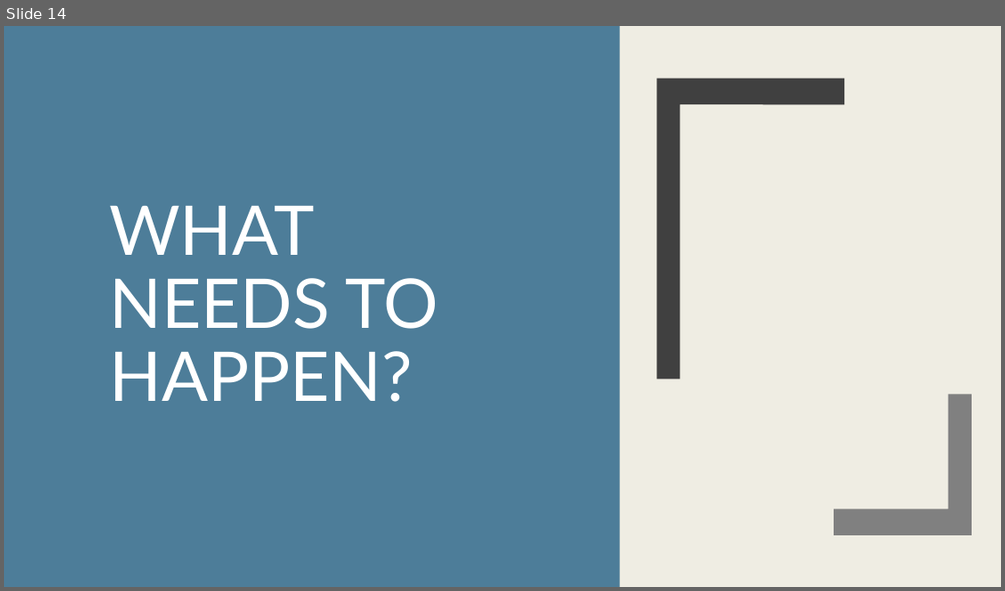
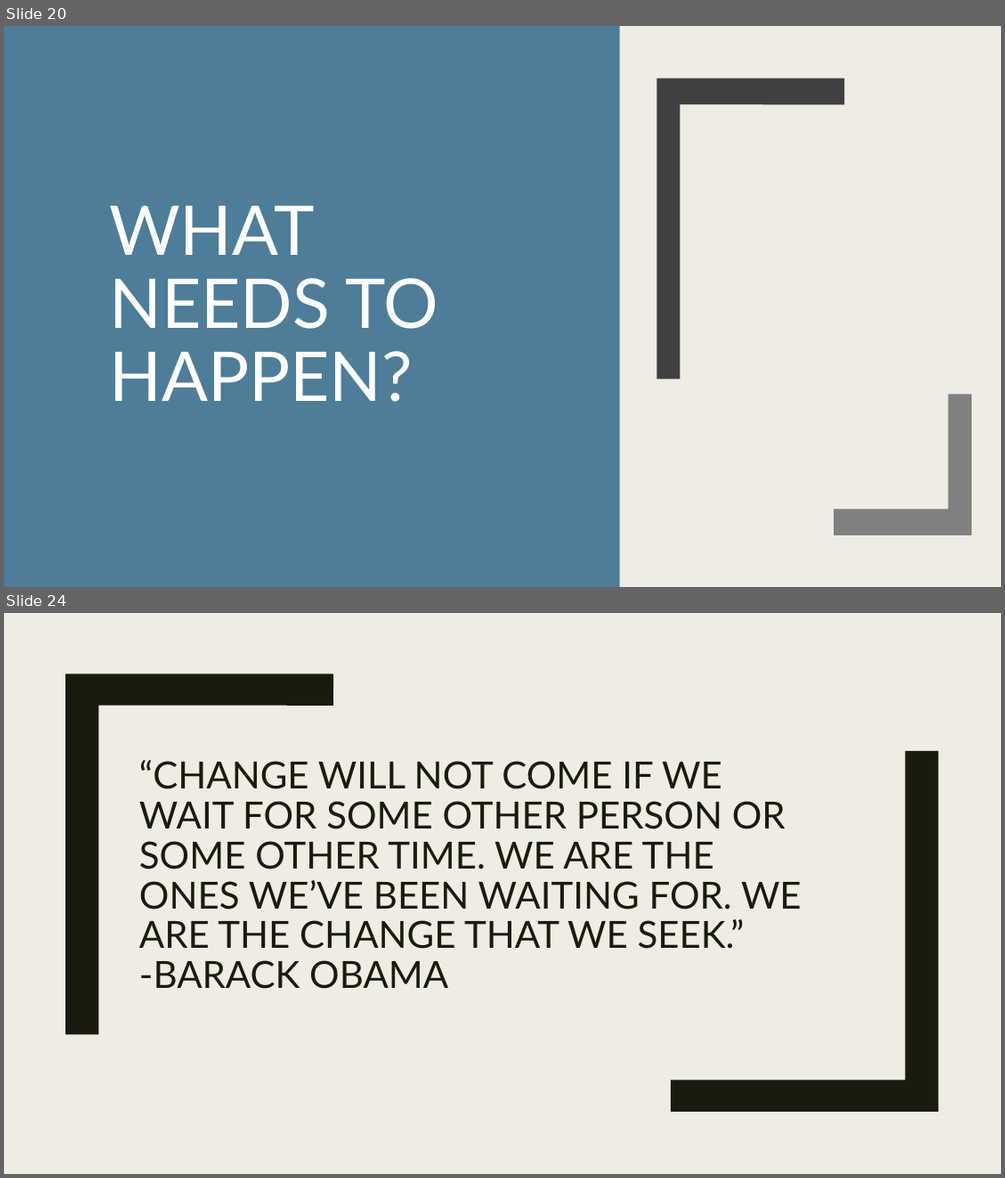
Before and after one commit to edunzer/YR3_TERM-4, a slide deck: PUBLIC SPEAKING/WEEK 6/PERSUASIVE SPEECH/PERSASIVE SPEECH.pptx. Shown one above the other, each under a label of ours: slide 14 before the commit, slides 20 and 24 after it; the slides between them are not shown. The pictures are 1005x591 and 1005x1178 pixels, drawn with LibreOffice and Linux fonts; fonts in the diff are those of the drawing. Boxes give left, top, right and bottom in pixels: in the first picture for what was removed or moved away, otherwise in the second. Text is boxed around its words. In the diff, an @@ line names an element or a change of style, - is before the commit and + after.

```diff
--- a/PUBLIC SPEAKING/WEEK 6/PERSUASIVE SPEECH/PERSASIVE SPEECH.pptx
+++ b/PUBLIC SPEAKING/WEEK 6/PERSUASIVE SPEECH/PERSASIVE SPEECH.pptx
@@ slide 24 added at [4,613,1001,1174], background #EFEDE3; not listed: 1 template element that a slide beside it also shows @@
@@ rectangle added at [4,613,1001,1174], fill #EFEDE3 @@
@@ freeform shape added at [65,674,333,1034], fill #191B0E @@
@@ title added at [139,760,801,989], 36 pt, text #191B0E @@
+“CHANGE WILL NOT COME IF WE WAIT FOR SOME OTHER PERSON OR SOME OTHER TIME. WE ARE THE ONES WE’VE BEEN WAITING FOR. WE ARE THE CHANGE THAT WE SEEK.” -BARACK OBAMA
@@ freeform shape added at [671,751,938,1111], fill #191B0E @@
@@ what was slide 14 is now slide 20 @@
```
Also in this commit, not shown: 4 slides changed, 11 other slides added, 2 slides removed.
